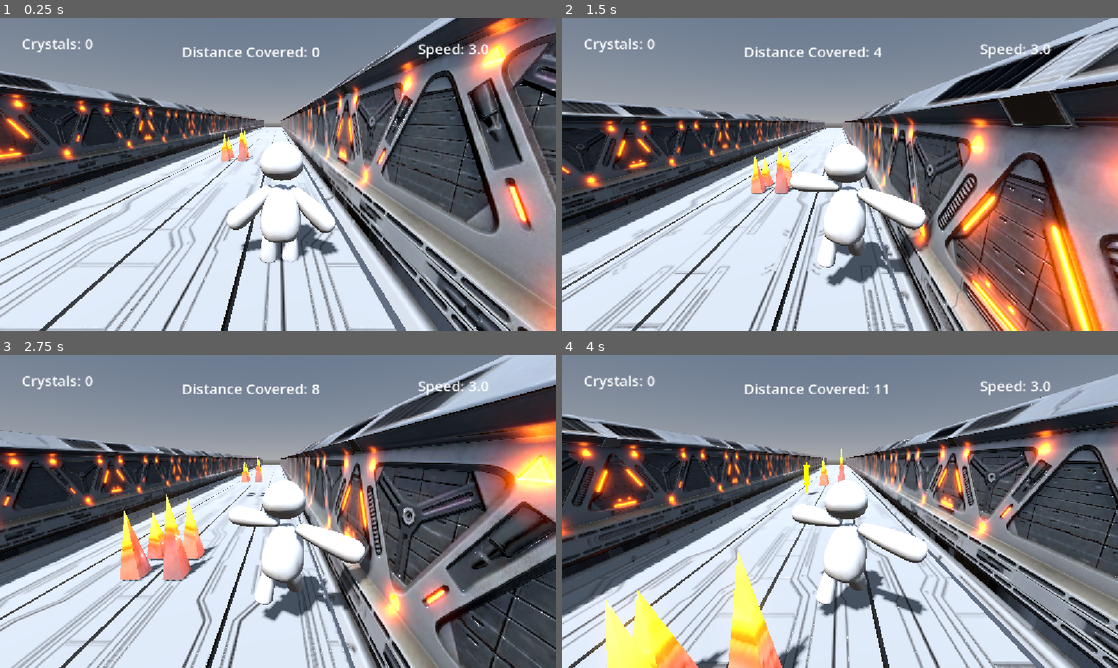
Above: before the commit, frames 1-4 (two rows, left to right).
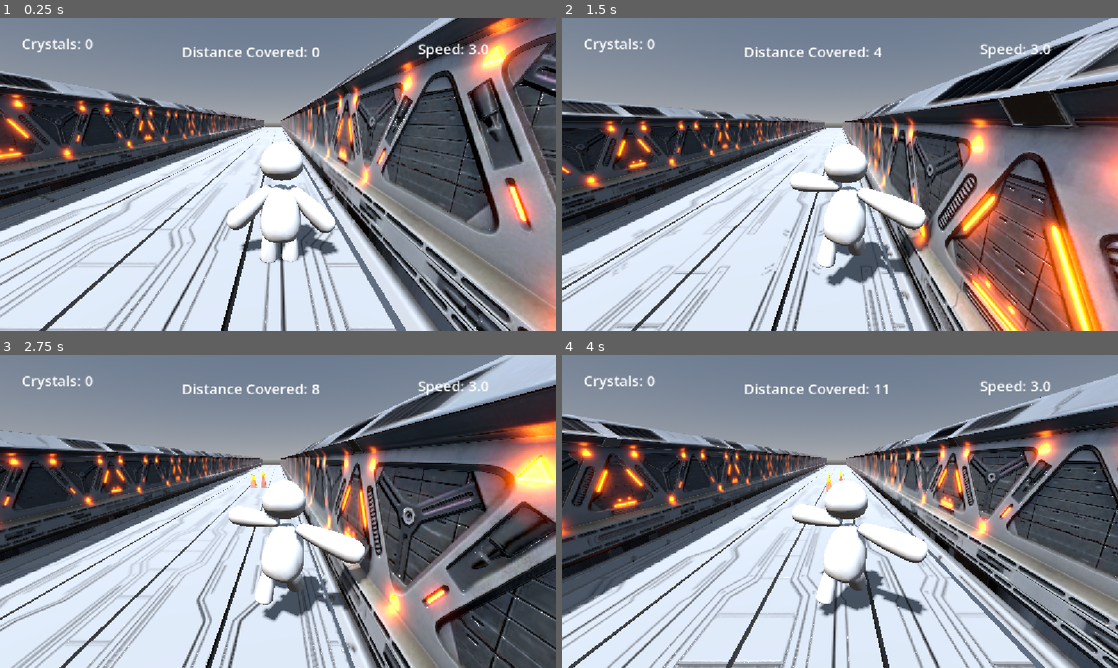
Above: after the commit, the same moments.

Repository: TheAbdullahSaleem/Runner
Game: Godot game, scene res://Scenes/Main.tscn
Same seed, same stepped clock (60 frames per second), same inputs: the game is played once before the commit and once after it.
Inputs (mouse positions are in pixels of both pictures, inside the frame that each line leads up to):
- Up to frame 1 (0.25 s): no input
- Up to frame 2 (1.5 s): tap Enter at 0.5 s; move the mouse to (962, 158) at 0.52 s; hold Right (right) 0.53-1.28 s; tap Space (jump) at 0.6, 0.77, 1.07 s; click (962, 158) at 0.67 s; move the mouse to (728, 190) at 1.27 s; hold Down from 1.28 s (still down); tap Alt at 1.35 s
- Up to frame 3 (2.75 s): tap Space (jump) at 1.52, 1.55, 1.82, 2.3 s; move the mouse to (333, 442) at 2.02 s; release Down at 2.03 s; hold Right (right) from 2.03 s (still down); tap Shift at 2.1 s
- Up to frame 4 (4 s): move the mouse to (812, 574) at 2.77 s; release Right (right) at 2.78 s; hold Up 2.78-3.53 s; tap Space (jump) at 2.85, 3.02, 3.32, 3.77, 3.8 s; click (812, 574) at 2.92 s; move the mouse to (1006, 558) at 3.52 s; hold Left (left) from 3.53 s (still down); tap Alt at 3.6 s

The runs differ from the first frame. In frame 1, 0.3% of the frame differs, in the area x 39-46%, y 34-46%; in frame 2, 0.6%; in frame 3, 2.6%; in frame 4, 5.0%, in the area x 5-85%, y 30-100%.

Commit message:
Made everything work together i did so many mistakes so i solved them all like i forgot to change the script of 2 nodes because i copied them

Diff:
--- a/Scenes/Main.tscn
+++ b/Scenes/Main.tscn
@@ -5,7 +5,6 @@
 [ext_resource type="PackedScene" uid="uid://ba4mkhe2f7lma" path="res://Scenes/ui.tscn" id="2_idj7w"]
 [ext_resource type="PackedScene" uid="uid://co0byoahjpgsl" path="res://Scenes/Dead.tscn" id="2_v1gob"]
 [ext_resource type="PackedScene" uid="uid://cugbu4w0rbbx5" path="res://Platform.tscn" id="4_rgh2o"]
-[ext_resource type="PackedScene" uid="uid://f1cea6a5j073" path="res://Scenes/killer.tscn" id="5_pbw6q"]
 
 [sub_resource type="ProceduralSkyMaterial" id="ProceduralSkyMaterial_rgh2o"]
 sky_horizon_color = Color(0.66224277, 0.6717428, 0.6867428, 1)
@@ -25,9 +24,6 @@
 [node name="Dead" parent="." unique_id=1046737756 instance=ExtResource("2_v1gob")]
 layer = 3
 
-[node name="killer" parent="." unique_id=1193938432 instance=ExtResource("5_pbw6q")]
-transform = Transform3D(1, 0, 0, 0, 1, 0, 0, 0, 1, 0, 0, 10.231659)
-
 [node name="WorldEnvironment" type="WorldEnvironment" parent="." unique_id=111177505]
 environment = SubResource("Environment_v1gob")
 
@@ -45,11 +41,11 @@
 autostart = true
 
 [node name="Timer2" type="Timer" parent="." unique_id=288887583]
-wait_time = 3.0
+wait_time = 36.0
 autostart = true
 
 [node name="Timer3" type="Timer" parent="." unique_id=1493424127]
-wait_time = 3.0
+wait_time = 31.0
 autostart = true
 
 [node name="StaticBody3D" parent="." unique_id=259303392 instance=ExtResource("4_rgh2o")]
--- a/Scenes/Speed_powerup.tscn
+++ b/Scenes/Speed_powerup.tscn
@@ -47,6 +47,7 @@
 shadow_mesh = SubResource("ArrayMesh_pas6n")
 
 [node name="Speed_powerup" type="Area3D" unique_id=1193938432]
+transform = Transform3D(-4.371139e-08, 0, 1, 0, 1, 0, -1, 0, -4.371139e-08, 0, 0, 0)
 script = ExtResource("1_fijcr")
 
 [node name="CollisionShape3D" type="CollisionShape3D" parent="." unique_id=1073083949]
--- a/Scenes/jump_powerup.tscn
+++ b/Scenes/jump_powerup.tscn
@@ -1,9 +1,9 @@
 [gd_scene format=4 uid="uid://ri1lackoaov2"]
 
-[ext_resource type="Script" uid="uid://cnhcqldmxxrvu" path="res://Scripts/jump_powerup.gd" id="1_r34pa"]
+[ext_resource type="Script" uid="uid://dip8j00yokw43" path="res://Scripts/jump_powerup.gd" id="1_r34pa"]
 
 [sub_resource type="BoxShape3D" id="BoxShape3D_kf11u"]
-size = Vector3(0.46850586, 1.6115112, 0.7684326)
+size = Vector3(1.4244804, 2.052719, 1.4427948)
 
 [sub_resource type="StandardMaterial3D" id="StandardMaterial3D_y5c1n"]
 resource_name = "Material.004"
--- a/Scenes/killer.tscn
+++ b/Scenes/killer.tscn
@@ -1,6 +1,6 @@
 [gd_scene format=4 uid="uid://f1cea6a5j073"]
 
-[ext_resource type="Script" uid="uid://cnhcqldmxxrvu" path="res://Scripts/jump_powerup.gd" id="1_kjvon"]
+[ext_resource type="Script" uid="uid://cnhcqldmxxrvu" path="res://Scripts/killer.gd" id="1_kjvon"]
 [ext_resource type="Texture2D" uid="uid://dymvcsg7dktod" path="res://Assets/crystal/kill_W1.png" id="2_g7fb5"]
 [ext_resource type="Texture2D" uid="uid://dgclkoj6iompr" path="res://Assets/crystal/kill_Gemini_Generated_Image_rbg3glrbg3glrbg3.png" id="3_282w8"]
 [ext_resource type="Texture2D" uid="uid://bcht1covvdstc" path="res://Assets/crystal/kill_Gemini_Generated_Image_mig8h1mig8h1mig8.png" id="4_srufm"]
--- a/Scenes/obstcles.tscn
+++ /dev/null
@@ -1,22 +0,0 @@
-[gd_scene format=3 uid="uid://wdvjgqxqbdqm"]
-
-[ext_resource type="Script" uid="uid://dxgvbb0ah51dp" path="res://Scripts/obstcles.gd" id="1_bdvfi"]
-
-[sub_resource type="StandardMaterial3D" id="StandardMaterial3D_kf11u"]
-albedo_color = Color(0, 0, 0, 1)
-
-[sub_resource type="BoxMesh" id="BoxMesh_y1q5r"]
-
-[sub_resource type="BoxShape3D" id="BoxShape3D_nl1qf"]
-
-[node name="Obstcles" type="Area3D" unique_id=1027906116]
-script = ExtResource("1_bdvfi")
-
-[node name="MeshInstance3D" type="MeshInstance3D" parent="." unique_id=1053672602]
-material_override = SubResource("StandardMaterial3D_kf11u")
-mesh = SubResource("BoxMesh_y1q5r")
-
-[node name="CollisionShape3D" type="CollisionShape3D" parent="." unique_id=765454018]
-shape = SubResource("BoxShape3D_nl1qf")
-
-[connection signal="body_entered" from="." to="." method="_on_body_entered"]
--- a/Scripts/Speed_powerup.gd
+++ b/Scripts/Speed_powerup.gd
@@ -4,7 +4,9 @@
 
 # Called when the node enters the scene tree for the first time.
 func _ready() -> void:
-	pass # Replace with function body.
+	var tween = create_tween().set_loops()
+	var target_rotation = Vector3(0,TAU,0)
+	tween.tween_property(self,"rotation",target_rotation,1.5).from(Vector3.ZERO)
 
 
 # Called every frame. 'delta' is the elapsed time since the previous frame.
--- a/Scripts/jump_powerup.gd
+++ b/Scripts/jump_powerup.gd
@@ -4,7 +4,9 @@
 
 # Called when the node enters the scene tree for the first time.
 func _ready() -> void:
-	pass # Replace with function body.
+	var tween = create_tween().set_loops()
+	var target_rotation = Vector3(0,TAU,0)
+	tween.tween_property(self,"rotation",target_rotation,1.5).from(Vector3.ZERO)
 
 
 # Called every frame. 'delta' is the elapsed time since the previous frame.
@@ -14,4 +16,5 @@
 
 func _on_body_entered(body: Node3D) -> void:
 	if body.is_in_group("player"):
-		Globals.Dead = true
+		Globals.activate_jumppup()
+		queue_free()
--- a/Scripts/obstcles.gd
+++ b/Scripts/killer.gd
@@ -15,4 +15,3 @@
 func _on_body_entered(body: Node3D) -> void:
 	if body.is_in_group("player"):
 		Globals.Dead = true
-		queue_free()
--- a/Scripts/main.gd
+++ b/Scripts/main.gd
@@ -10,7 +10,6 @@
 @onready var timer_3: Timer = $Timer3
 @onready var timer_4: Timer = $Timer4
 @onready var player: CharacterBody3D = $Player
-@onready var killer: Area3D = $killer
 @onready var dead_screen: CanvasLayer = $Dead
 
 
@@ -35,22 +34,22 @@
 	for i in 9:
 		var crystal_instance = crystal.instantiate()
 		add_child(crystal_instance)
-		crystal_instance.global_position = Vector3(lane,1.1,player.global_position.z+15+i)
+		crystal_instance.global_position = Vector3(lane,1.1,player.global_position.z+20+i)
 func spawning_speedpowerup() -> void :
 	var speed_powerup_instance = speed_powerup.instantiate()
 	add_child(speed_powerup_instance)
 	var lane = (randi_range(0,3) - 1.5) * 2
-	speed_powerup_instance.global_position = Vector3(lane,1.1,player.global_position.z+15)
+	speed_powerup_instance.global_position = Vector3(lane,1.1,player.global_position.z+20)
 func spawning_jumppowerup() -> void :
 	var jump_powerup_instance = jump_powerup.instantiate()
 	add_child(jump_powerup_instance)
 	var lane = (randi_range(0,3) - 1.5) * 2
-	jump_powerup_instance.global_position = Vector3(lane,1.1,player.global_position.z+15)
+	jump_powerup_instance.global_position = Vector3(lane,1.1,player.global_position.z+20)
 func spawning_killers() -> void :
 	var killer_instance = killer1.instantiate()
 	add_child(killer_instance)
 	var lane = (randi_range(0,3) - 1.5) * 2
-	killer_instance.global_position = Vector3(lane,1.1,player.global_position.z+15)
+	killer_instance.global_position = Vector3(lane,0,player.global_position.z+20)
 func spawning_platform():
 	for i in 3:
 		last_platform +=23
Not shown, changed: Scripts/jump_powerup.gd.uid
Not shown, added: Scripts/killer.gd.uid
Not shown, removed: Scripts/obstcles.gd.uid
Not shown, added: export_presets.cfg
